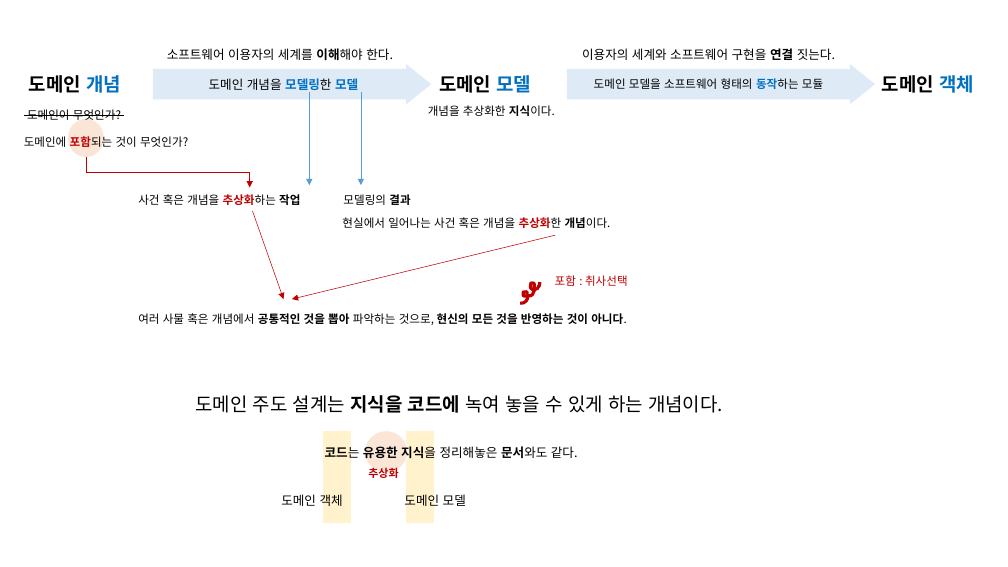
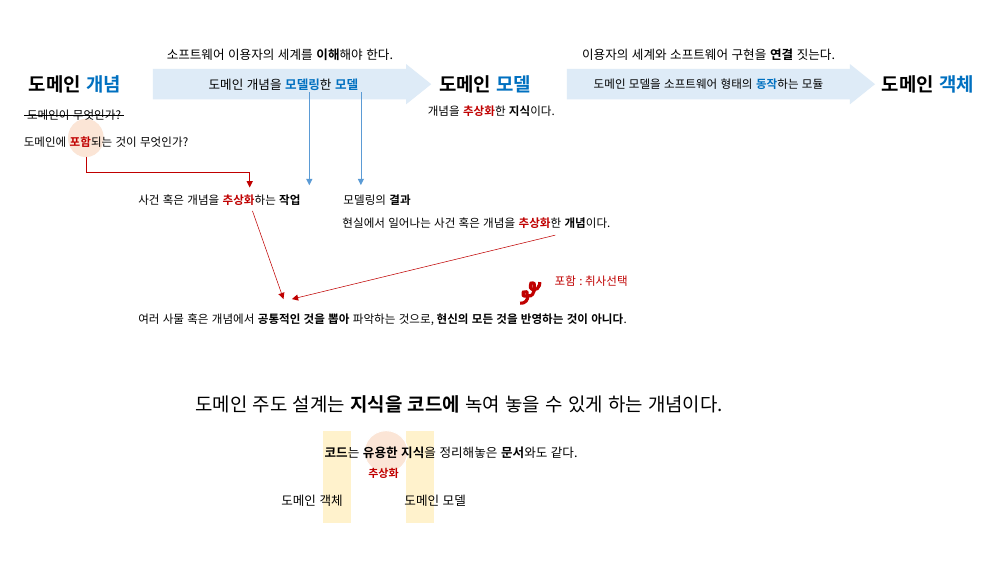
Before and after one commit to hhko/Learning, a slide deck: slide 1 of Books/DDDGuide/Docs/DDDGuide.pptx. Drawn at 1008x567 pixels with LibreOffice and Linux fonts; fonts in the diff are those of the drawing. Boxes give left, top, right and bottom in pixels: in the first picture for what was removed or moved away, otherwise in the second. Text is boxed around its words. In the diff, an @@ line names an element or a change of style, - is before the commit and + after.

```diff
--- a/Books/DDDGuide/Docs/DDDGuide.pptx
+++ b/Books/DDDGuide/Docs/DDDGuide.pptx
@@ text "개념을 추상화한 지식이다." at [428,105,555,116]: text colour #000000 to #C00000, bold on in "추상화한" @@
```
Also in this commit, not shown: 1 slide added, 1 slide removed, 22 other files.
